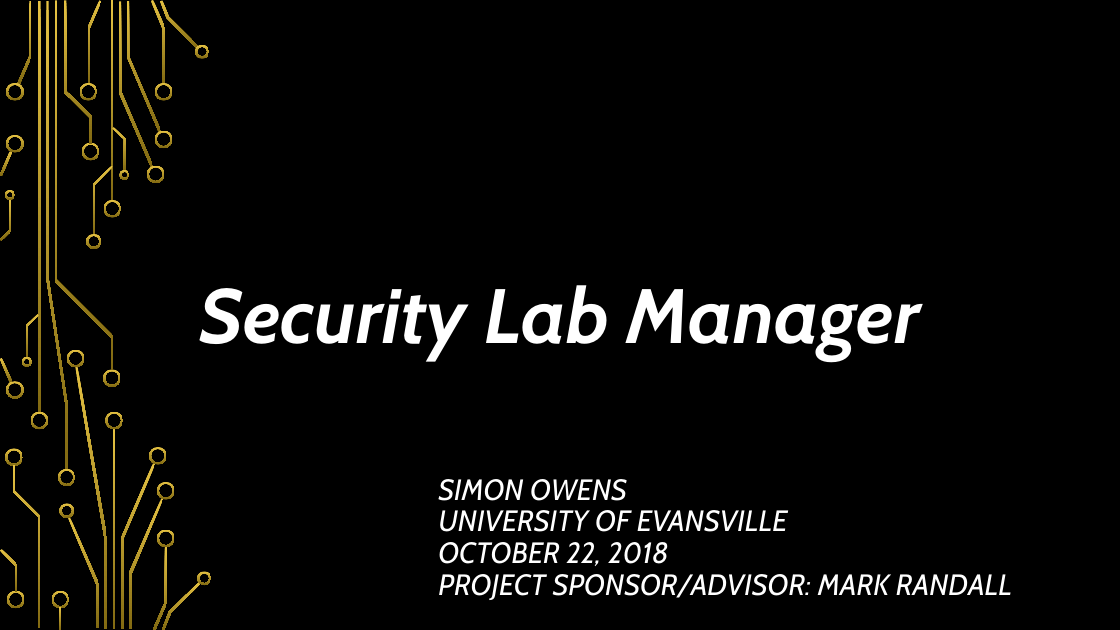
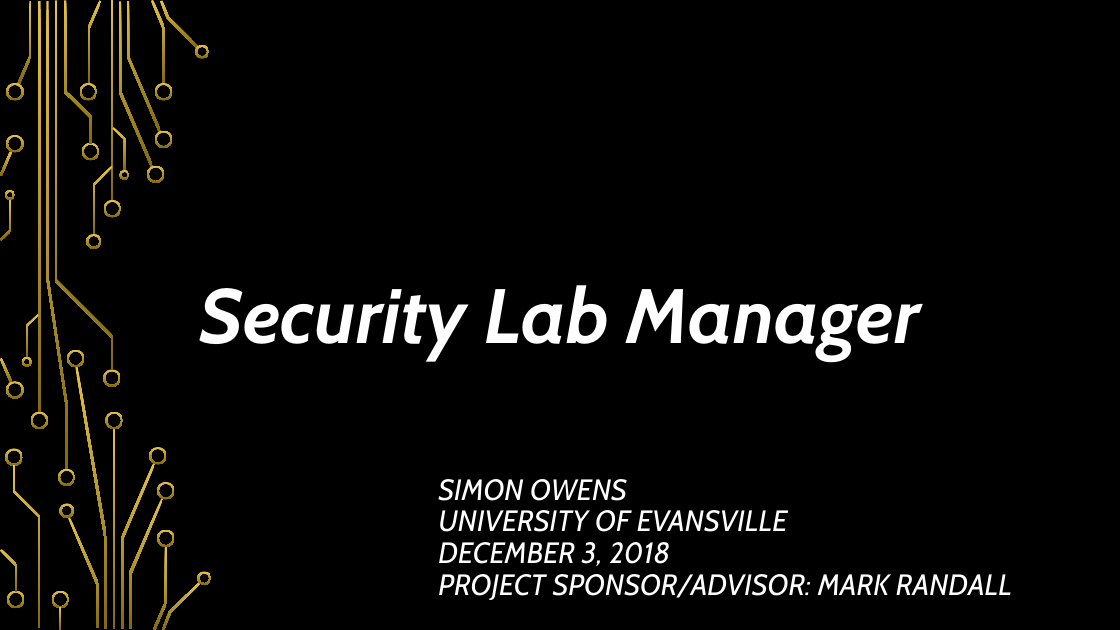
Before and after one commit to so87/Security-Lab-Manager, a slide deck: slide 1 of documentation/presentation.pptx. Drawn at 1120x630 pixels with LibreOffice and Linux fonts; fonts in the diff are those of the drawing; background and template pictures are left out. Boxes give left, top, right and bottom in pixels: in the first picture for what was removed or moved away, otherwise in the second. Text is boxed around its words. In the diff, an @@ line names an element or a change of style, - is before the commit and + after.

Commit message:
updated presentation

```diff
--- a/documentation/presentation.pptx
+++ b/documentation/presentation.pptx
@@ title at (x1=438, y1=479, x2=1012, y2=600): text changed @@
-SIMON OWENS
-UNIVERSITY OF EVANSVILLE
-OCTOBER 22, 2018
-PROJECT SPONSOR/ADVISOR: MARK RANDALL
+SIMON OWENS
+UNIVERSITY OF EVANSVILLE
+DECEMBER 3, 2018
+PROJECT SPONSOR/ADVISOR: MARK RANDALL
```
Also in this commit, not shown: 12 other slides changed, 1 slide added.
